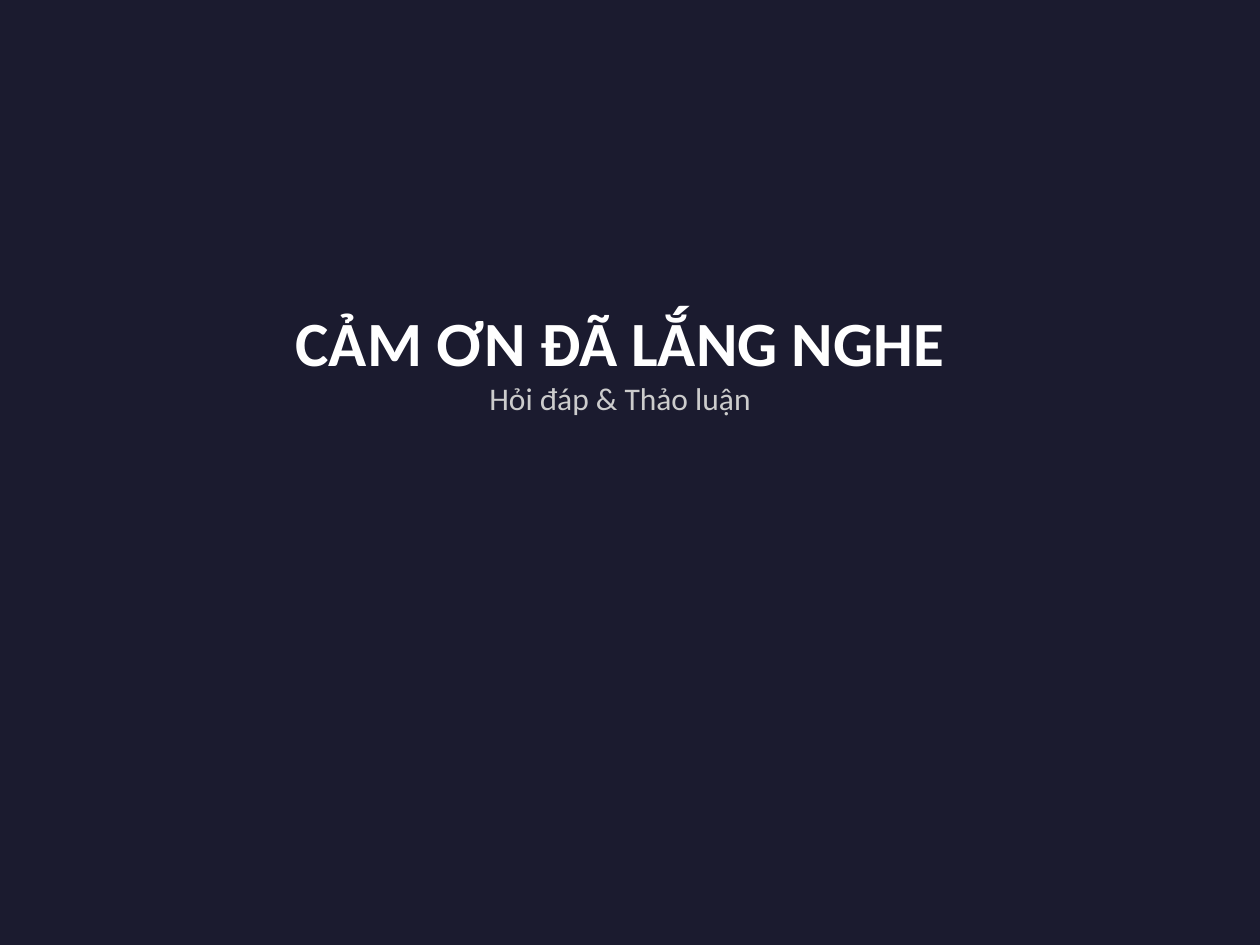
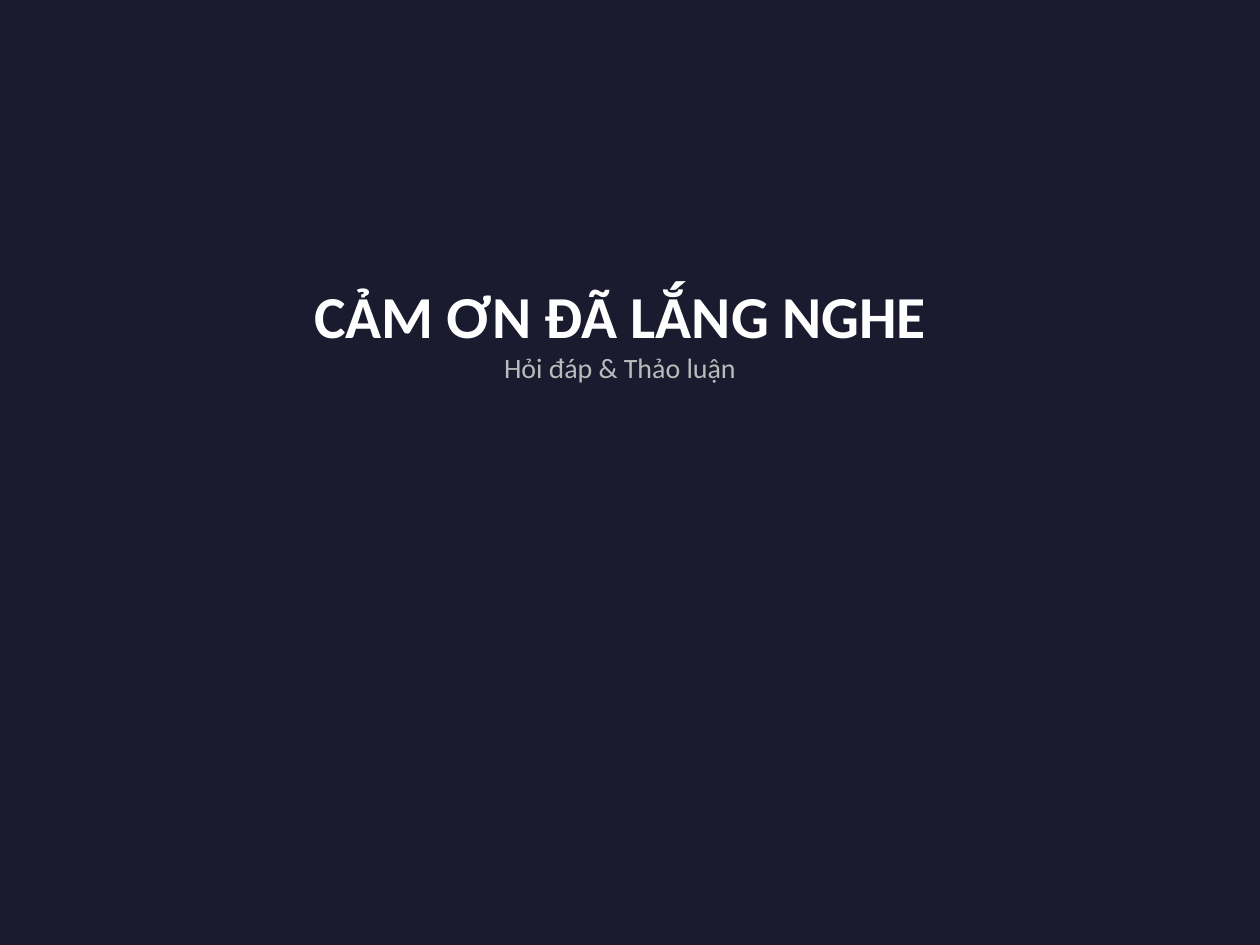
Before and after one commit to nhandanhhuynh/MBA-Knowledge-Vault, a slide deck: slide 18 of 01_Courses/01_Active/00_BSKT/00_Kinh Te Vi Mo/07_AI-Workspace/Outputs/Xe-dien-Alpha-Trinh-bay.pptx. Drawn at 1260x945 pixels with LibreOffice and Linux fonts; fonts in the diff are those of the drawing. Boxes give left, top, right and bottom in pixels: in the first picture for what was removed or moved away, otherwise in the second. Text is boxed around its words. In the diff, an @@ line names an element or a change of style, - is before the commit and + after.

```diff
--- a/01_Courses/01_Active/00_BSKT/00_Kinh Te Vi Mo/07_AI-Workspace/Outputs/Xe-dien-Alpha-Trinh-bay.pptx
+++ b/01_Courses/01_Active/00_BSKT/00_Kinh Te Vi Mo/07_AI-Workspace/Outputs/Xe-dien-Alpha-Trinh-bay.pptx
@@ text "CẢM ƠN ĐÃ LẮNG NGHE": place and size @@
-text "CẢM ƠN ĐÃ LẮNG NGHE" at [296,314,944,416]
+text "CẢM ƠN ĐÃ LẮNG NGHE" at [314,289,925,383]
@@ text "CẢM ƠN ĐÃ LẮNG NGHE" at [314,289,925,383]: size 36 to 34 pt in "CẢM ƠN ĐÃ LẮNG NGHE"; size 18 to 16 pt, text colour #CCCCCC to #BBBBBB in "Hỏi đáp & Thảo luận" @@
```
Also in this commit, not shown: 10 other slides changed, 7 slides added, 7 slides removed, 12 other files.
